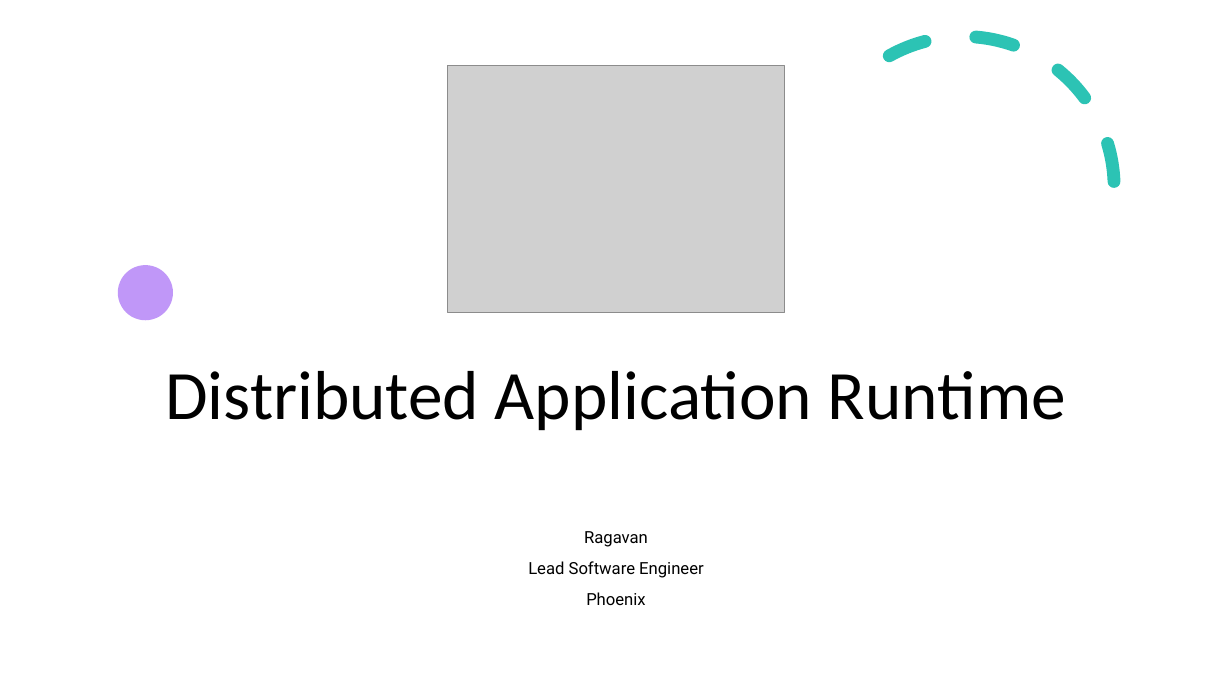
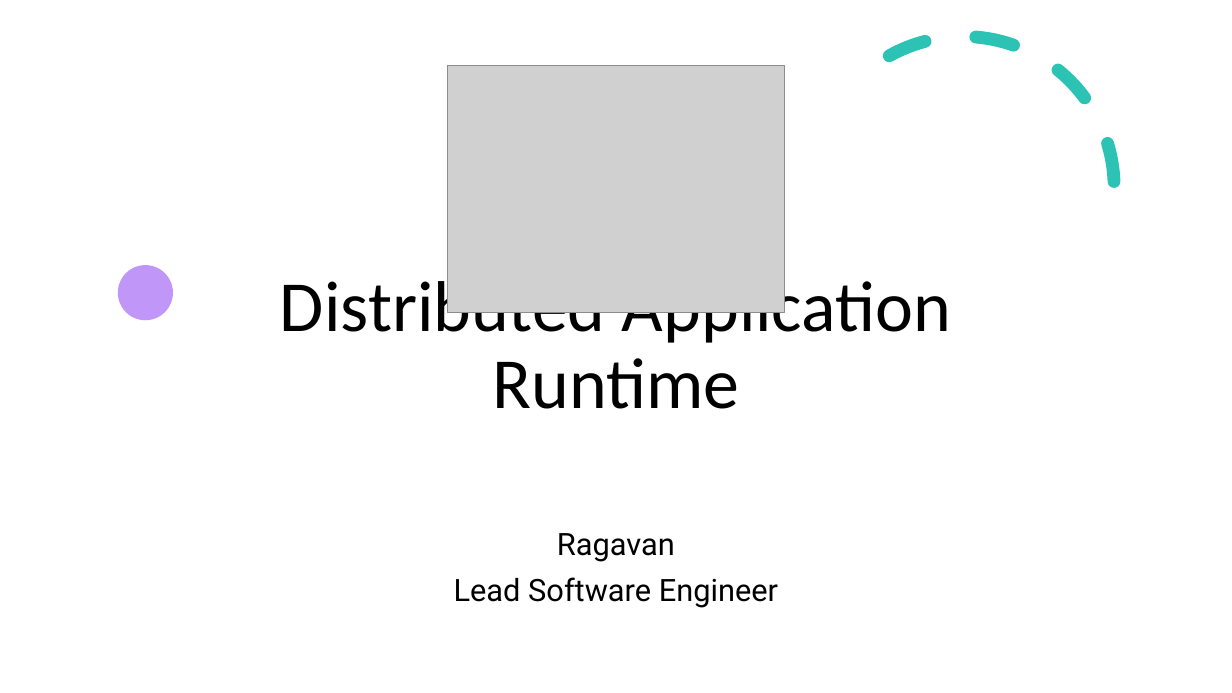
Before and after one commit to rgvna258/DaprDemoApp, a slide deck: slide 1 of files/Dapr-Final.pptx. Drawn at 1232x693 pixels with LibreOffice and Linux fonts; fonts in the diff are those of the drawing; grey boxes stand for pictures. Boxes give left, top, right and bottom in pixels: in the first picture for what was removed or moved away, otherwise in the second. Text is boxed around its words. In the diff, an @@ line names an element or a change of style, - is before the commit and + after.

```diff
--- a/files/Dapr-Final.pptx
+++ b/files/Dapr-Final.pptx
@@ title "Distributed Application Runtime" moved from (x1=165, y1=371, x2=1066, y2=431) to (x1=280, y1=271, x2=951, y2=409) @@
@@ title "Distributed Application Runtime" at (x1=280, y1=271, x2=951, y2=409): size 54 to 56 pt @@
@@ subtitle "Ragavan" at (x1=454, y1=533, x2=778, y2=608): size 13 to 24 pt @@
@@ subtitle at (x1=586, y1=592, x2=645, y2=605): paragraph removed @@
-Phoenix
```
Also in this commit, not shown: 5 other slides changed, 17 slides added, 1 slide removed.
